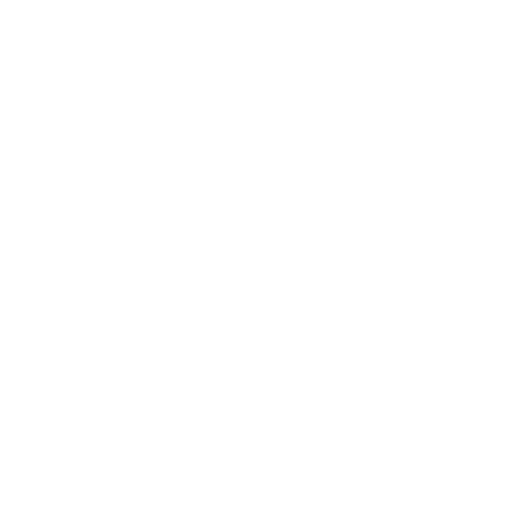
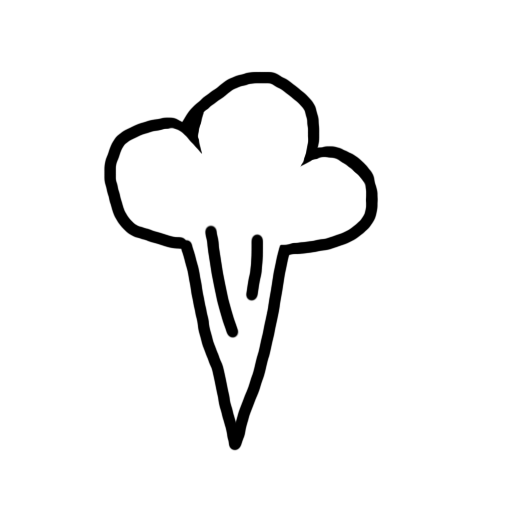
Before/after of a 512 × 512 layered artwork. What changed in the layer stack:
added layer "Layer 2" above "Layer 1" over (103, 71, 379, 451)
hid "UL copy" over (150, 74, 361, 438)
